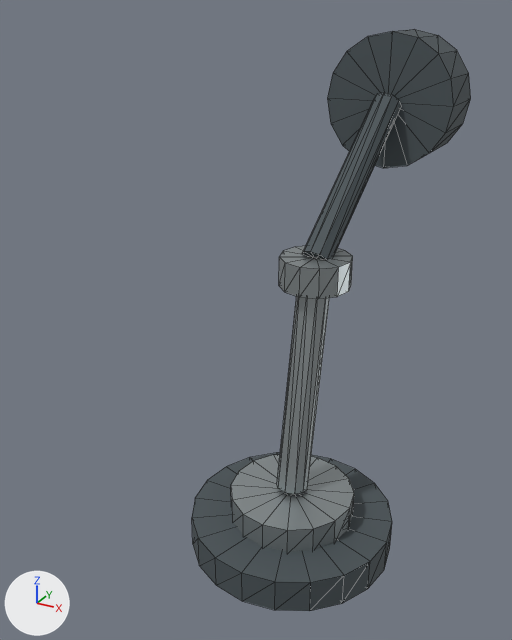
The glTF model prototype/assets/models/ui/lab_inspection_lamp.glb: old version first, new version second.
The view is the same before and after, from a 50 mm camera at (0.89, -1.89, 1.78) aimed at (-0.11, -0.06, 0.87). Lighting does not change. The marker at lower left points along +X, +Y and +Z. The older version comes first. Mesh edges are drawn as thin lines. Vertices at exactly the same position are counted once.

Objects in the first picture: 'lab_inspection_lamp'.
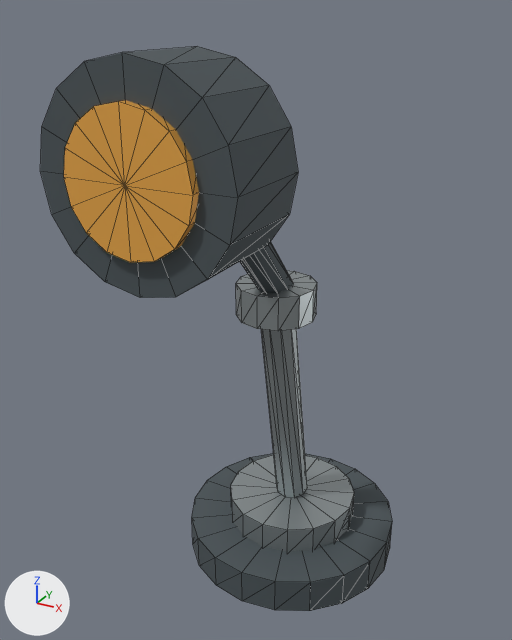
Commit message: fix: correct design lab fixture winding

Pixel boxes (x1, y1, x2, y2) of what changed, in the pictures (512 x 640 px; the box of a moved part takes in the faces that stretch with it):
'lab_inspection_lamp', reshaped (26% wider)
    before: (192, 29, 471, 611)
    after: (40, 46, 392, 611)
part 1 of me_lab_inspection_lamp, moved or reshaped
    before: (302, 92, 401, 260)
    after: (240, 242, 293, 293)
part 2 of me_lab_inspection_lamp, added
    after: (40, 46, 298, 298)
part 3 of me_lab_inspection_lamp, added
    after: (236, 271, 317, 331)
part 4 of me_lab_inspection_lamp, added (orange)
    after: (64, 100, 199, 263)
part 5 of me_lab_inspection_lamp, deleted
    before: (327, 29, 471, 168)
part 6 of me_lab_inspection_lamp, deleted
    before: (279, 246, 353, 299)
part 7 of me_lab_inspection_lamp, moved or reshaped
    before: (277, 296, 329, 494)
    after: (261, 329, 307, 498)

What the commit changed:
me_lab_inspection_lamp is used by ob_lab_inspection_lamp; location (0.0, 0.0, 0.0).
Verts and faces of me_lab_inspection_lamp; kept vertices keep their numbers, new ones are numbered from 242.
Before the commit, vertices of me_lab_inspection_lamp: 133 (0.0, 0.14, 0.98), 134 (0.0, -0.05, 0.23) at pixel (285, 492), 135 (0.0, 0.09, 0.99), 136 (-0.03, -0.04, 0.23) at pixel (278, 488), 137 (-0.03, 0.1, 0.99).
Before the commit, vertices of me_lab_inspection_lamp: 138 (-0.05, -0.02, 0.22) at pixel (276, 484), 139 (-0.05, 0.12, 0.98), 140 (-0.05, 0.02, 0.22), 141 (-0.05, 0.16, 0.98), 142 (-0.03, 0.04, 0.21).
Before the commit, vertices of me_lab_inspection_lamp: 143 (-0.03, 0.18, 0.97), 144 (0.0, 0.05, 0.21), 145 (0.0, 0.19, 0.97), 146 (0.03, 0.04, 0.21), 147 (0.03, 0.18, 0.97).
Before the commit, vertices of me_lab_inspection_lamp: 148 (0.05, 0.02, 0.22) at pixel (307, 489), 149 (0.05, 0.16, 0.98), 150 (0.05, -0.02, 0.22) at pixel (303, 492), 151 (0.05, 0.12, 0.98), 152 (0.03, -0.04, 0.23) at pixel (294, 494).
Before the commit, vertices of me_lab_inspection_lamp: 153 (0.03, 0.1, 0.99).
me_lab_inspection_lamp had 242 vertices, 448 faces and spanned x -0.36..0.36, y -0.36..0.86, z 0.0..1.71.
me_lab_inspection_lamp now has 242 vertices, 448 faces and spans x -0.36..0.36, y -0.86..0.36, z 0.0..1.71.
me_lab_inspection_lamp part 1: the loose piece of 22 vertices spanning x -0.05..0.1, y 0.11..0.63, z 0.99..1.52 is turned -167.6 degrees about the z axis through its middle, then moved by (0.0, -0.74, 0.0).
me_lab_inspection_lamp part 2: a new loose piece, a 16-sided cylinder along y spanning x -0.18..0.28, y -0.84..-0.6, z 1.25..1.71, in mat_powder_coat (dark grey #4d575b).
me_lab_inspection_lamp part 3: a new loose piece, a 12-sided cylinder along z spanning x -0.12..0.12, y -0.26..-0.02, z 0.94..1.04, in mat_machined_metal (grey #a6adaf).
me_lab_inspection_lamp part 4: a new loose piece, a 16-sided cylinder along y spanning x -0.1..0.2, y -0.86..-0.82, z 1.33..1.63, in mat_signal_accent (orange #f9b550).
me_lab_inspection_lamp part 5: the loose piece of 34 vertices spanning x -0.18..0.28, y 0.6..0.84, z 1.25..1.71 is deleted.
me_lab_inspection_lamp part 6: the loose piece of 26 vertices spanning x -0.12..0.12, y 0.02..0.26, z 0.94..1.04 is deleted.
Part 7, on me_lab_inspection_lamp:
Vertices 133, 139, 141, 149, 151 move by (0.0, -0.28, 0.0).
Vertices 142, 144, 146 move by (0.0, 0.0, 0.02).
Vertices 143, 145, 147 move by (0.0, -0.28, 0.02).
Vertices 138, 140, 148, 150 move by (0.0, 0.0, 0.0).
Vertices 134, 136, 152 move by (0.0, 0.0, -0.02).
Vertices 135, 137, 153 move by (0.0, -0.28, -0.02).
Other edits to the shape of me_lab_inspection_lamp do not show in these pictures.
